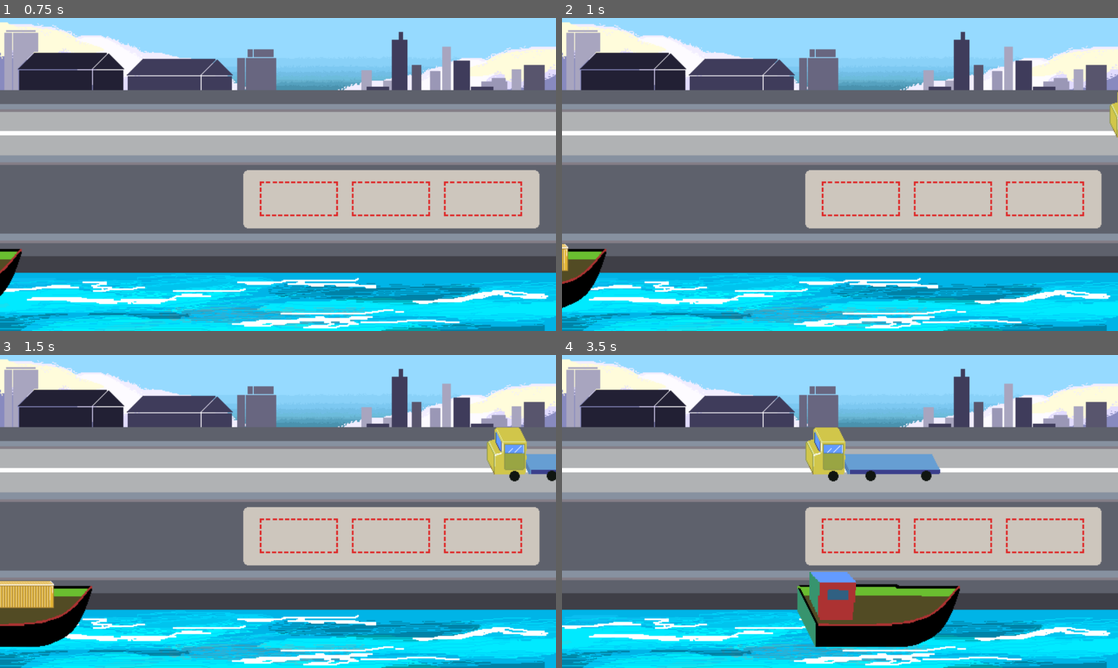
Above: before the commit, frames 1-4 (two rows, left to right).
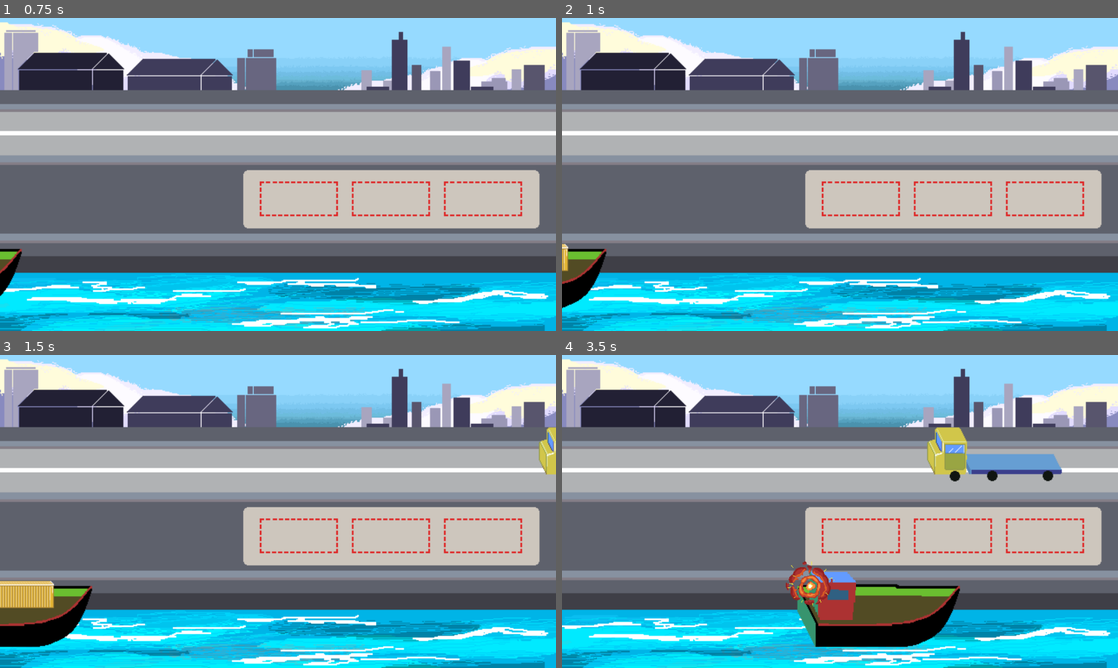
Above: after the commit, the same moments.

Repository: FlorCardinali/Game-jam-4.12.2023-puerto-de-ingeniero-white-
Game: Godot game, scene res://main.tscn
Two runs of this game, one before a commit and one after it. Both use one fixed random seed, a clock stepped at 60 frames per second and the inputs below.
Inputs (mouse positions are in pixels of both pictures, inside the frame that each line leads up to):
- Up to frame 1 (0.75 s): tap Enter at 0.5 s; move the mouse to (400, 158) at 0.52 s; press the mouse at (400, 158) at 0.53 s
- Up to frame 2 (1 s): no input
- Up to frame 3 (1.5 s): move the mouse to (166, 527) at 1.27 s; release the mouse at (166, 527) at 1.28 s; click (166, 527) at 1.35 s
- Up to frame 4 (3.5 s): move the mouse to (634, 596) at 2.02 s; press the mouse at (634, 596) at 2.03 s; move the mouse to (812, 574) at 2.77 s; release the mouse at (812, 574) at 2.78 s; click (812, 574) at 2.85 s

Frame 1 is identical in both runs. In frame 2, 0.1% of the frame differs, in the area x 98-100%, y 23-39%; in frame 3, 1.6%; in frame 4, 4.8%, in the area x 40-90%, y 23-80%.

Commit message:
camion, añadi animaciones
funcionan las animaciones de explocion de caja. el camion toma todas las cajas ahora.

Diff:
--- a/main.gd
+++ b/main.gd
@@ -16,16 +16,17 @@
 var colision_barco
  #caja
 var caja_instancia
-var cant_cajas = 0
 #camion
 var camion_instancia #donde se guarda la copia del camion
 var hay_camion = false #lo que controla que haya un solo camion
 var colision_camion #donde se guarda el movimiento del camion
-var vector_camion = Vector2(-7,0) #velocidad a la que va el camion
+var vector_camion = Vector2(-5,0) #velocidad a la que va el camion
 var area_camioncito
+
 
 func _ready():
 	pass
+
 
 func cuando_se_suelta_la_caja(cajita):
 	if  $area_1.get_overlapping_bodies().size() > 0:
@@ -50,13 +51,14 @@
 
 	if (cajita.position != $area_1.position) and (cajita.position != $area_2.position) and (cajita.position != $area_3.position and (cajita.position != area_camioncito.global_position)):
 		print("cajita no esta donde debe estar")
+		$explocion.stop()
+		$explocion.global_position = cajita.global_position
+		$explocion.visible = true
+		$explocion.play()
 		cajita.queue_free()
 
 
 func _process(delta):
-#	if  get_tree().get_nodes_in_group("cajas").size() > 0:
-#		cant_cajas = get_tree().get_nodes_in_group("cajas").size()
-
 
 	if not hay_camion:
 		camion_instancia = camion.instantiate()
@@ -73,11 +75,9 @@
 		barco_instancia.position = Vector2(-800,750)
 
 		caja_instancia = caja.instantiate()
-		cant_cajas += 1
 		add_child(caja_instancia)
 		caja_instancia.position = Vector2(-450,780)
 		caja_instancia.connect("se_solto_la_caja", cuando_se_suelta_la_caja)
-
 
 		hay_barco = true
 
@@ -88,15 +88,12 @@
 func recorrer_mapa_camion(par_camion):
 	colision_camion = par_camion.move_and_collide(vector_camion)
 	area_camioncito = par_camion.get_node("area_camion")
-#	print(area_camioncito.global_position)
-	if area_camioncito.get_overlapping_bodies().size() > 0:
-		if area_camioncito.get_overlapping_bodies()[0].name == "caja" or area_camioncito.get_overlapping_bodies()[0].name == ("@caja@"+ str(cant_cajas)):
-			area_camioncito.get_overlapping_bodies()[0].position = area_camioncito.global_position
-		print(area_camioncito.get_overlapping_bodies())
+	if area_camioncito.get_overlapping_bodies().size() == 1:
+#		if area_camioncito.get_overlapping_bodies()[0].name == "caja" or area_camioncito.get_overlapping_bodies()[0].name == ("@caja@"+ str(cant_cajas)):
+		area_camioncito.get_overlapping_bodies()[0].position = area_camioncito.global_position
 	elif area_camioncito.get_overlapping_bodies().size() > 1:
 		#problema, si hay mas de un objeto en el arreglo
 		print("hay ams de unaaaaaaaaa")
-		print(area_camioncito.get_overlapping_bodies())
 
 	if par_camion.position.x <= -400:
 		if area_camioncito.get_overlapping_bodies().size() > 0:
@@ -119,3 +116,8 @@
 			caja.empujar(vector_caja)
 		elif caja.position.x >= 1930:
 			caja.queue_free()
+
+
+func _on_explocion_animation_finished():
+	$explocion.stop()
+	$explocion.visible = false
--- a/main.tscn
+++ b/main.tscn
@@ -1,10 +1,15 @@
-[gd_scene load_steps=9 format=3 uid="uid://t73h5m77xd8s"]
+[gd_scene load_steps=15 format=3 uid="uid://t73h5m77xd8s"]
 
 [ext_resource type="PackedScene" uid="uid://df5udy5v4x5i7" path="res://fondo.tscn" id="1_ijuxq"]
 [ext_resource type="Script" path="res://main.gd" id="1_k82ms"]
 [ext_resource type="PackedScene" uid="uid://cajn2jx851eg1" path="res://caja.tscn" id="2_w4d3y"]
 [ext_resource type="PackedScene" uid="uid://cyejm2shu20kj" path="res://barco.tscn" id="3_e6qwp"]
 [ext_resource type="PackedScene" uid="uid://bexi10yhppw4w" path="res://camion.tscn" id="4_ji80p"]
+[ext_resource type="Texture2D" uid="uid://bmh1v6r55c1v7" path="res://img/explosion/Boom1.png" id="6_4i52o"]
+[ext_resource type="Texture2D" uid="uid://cp72xnkqayo1b" path="res://img/explosion/Boom2.png" id="7_y6awf"]
+[ext_resource type="Texture2D" uid="uid://ba28i8lcufxgv" path="res://img/explosion/Boom3.png" id="8_xp7t1"]
+[ext_resource type="Texture2D" uid="uid://b83gjmb8okki3" path="res://img/explosion/Boom4.png" id="9_wjmj1"]
+[ext_resource type="Texture2D" uid="uid://dqryf8nvqb586" path="res://img/explosion/Boom5.png" id="10_rmdpu"]
 
 [sub_resource type="RectangleShape2D" id="RectangleShape2D_vcqri"]
 size = Vector2(254, 107)
@@ -14,6 +19,29 @@
 
 [sub_resource type="RectangleShape2D" id="RectangleShape2D_okpje"]
 size = Vector2(260, 107)
+
+[sub_resource type="SpriteFrames" id="SpriteFrames_xtu3i"]
+animations = [{
+"frames": [{
+"duration": 1.0,
+"texture": ExtResource("6_4i52o")
+}, {
+"duration": 1.0,
+"texture": ExtResource("7_y6awf")
+}, {
+"duration": 1.0,
+"texture": ExtResource("8_xp7t1")
+}, {
+"duration": 1.0,
+"texture": ExtResource("9_wjmj1")
+}, {
+"duration": 1.0,
+"texture": ExtResource("10_rmdpu")
+}],
+"loop": false,
+"name": &"boom",
+"speed": 6.0
+}]
 
 [node name="Main" type="Node"]
 script = ExtResource("1_k82ms")
@@ -64,3 +92,17 @@
 shape = SubResource("RectangleShape2D_okpje")
 
 [node name="Timer_general" type="Timer" parent="."]
+
+[node name="explocion" type="AnimatedSprite2D" parent="."]
+visible = false
+z_index = 4
+z_as_relative = false
+position = Vector2(542, 529)
+scale = Vector2(2, 2)
+sprite_frames = SubResource("SpriteFrames_xtu3i")
+animation = &"boom"
+frame = 4
+frame_progress = 1.0
+centered = false
+
+[connection signal="animation_finished" from="explocion" to="." method="_on_explocion_animation_finished"]
Binary file added: img/botones/Reanudar-17.png
Not shown, added: img/botones/Reanudar-17.png.import
Binary file added: img/botones/Reanudar-18.png
Not shown, added: img/botones/Reanudar-18.png.import
Binary file added: img/botones/Reanudar-19.png
Not shown, added: img/botones/Reanudar-19.png.import
Binary file added: img/explosion/Boom1.png
Not shown, added: img/explosion/Boom1.png.import
Binary file added: img/explosion/Boom2.png
Not shown, added: img/explosion/Boom2.png.import
Binary file added: img/explosion/Boom3.png
Not shown, added: img/explosion/Boom3.png.import
(and 4 more such lines)
